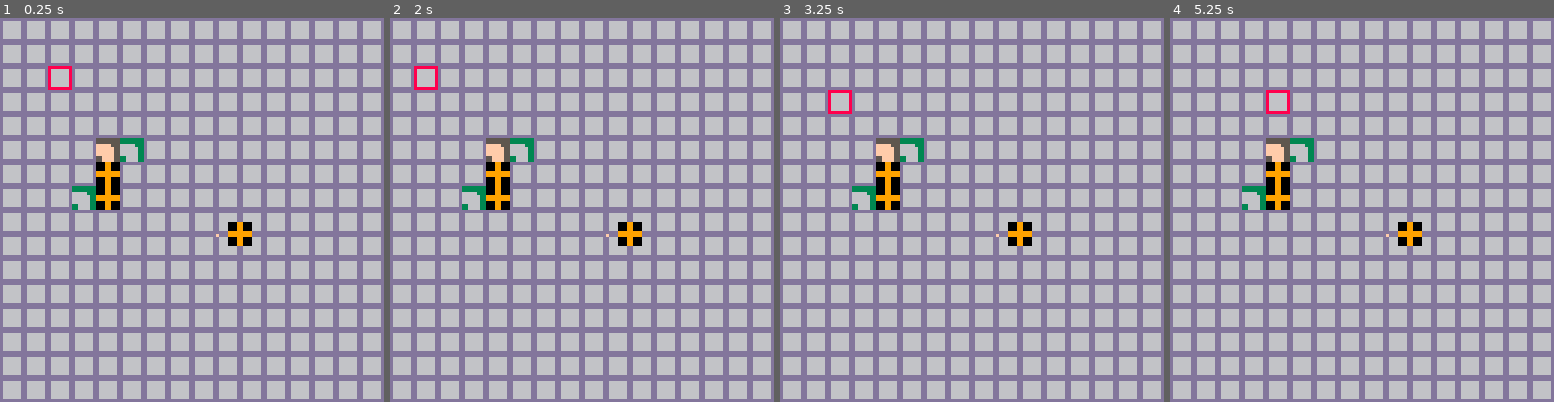
Above: before the commit, frames 1-4 (left to right).
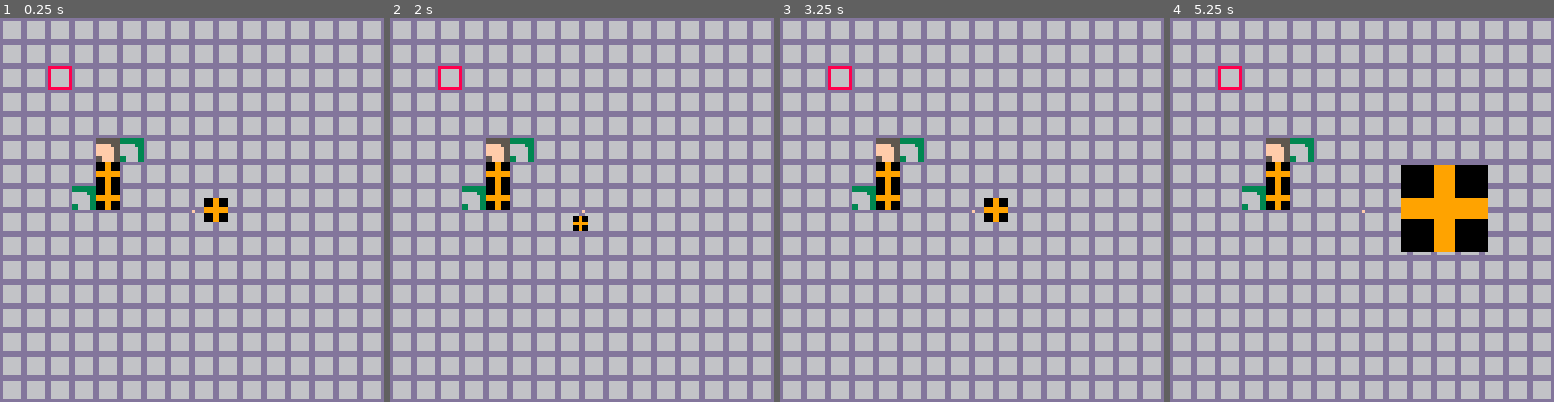
Above: after the commit, the same moments.

Repository: mphelp/picoresearch
Game: PICO-8 cartridge carts/rot2.p8
Same seed, same stepped clock (60 frames per second), same inputs: the game is played once before the commit and once after it.
Inputs:
- Up to frame 1 (0.25 s): no input
- Up to frame 2 (2 s): tap O (Z key) at 0.33, 0.7, 1.43 s; tap X (X key) at 1.07 s; hold Left from 1.97 s (still down)
- Up to frame 3 (3.25 s): tap X (X key) every 0.33 s from 2.07 to 3.07 s; tap O (Z key) at 2.22, 3.1 s; release Left at 2.37 s; hold Down 2.42-2.82 s; hold Right from 2.87 s (still down)
- Up to frame 4 (5.25 s): tap X (X key) every 0.33 s from 3.4 to 5.07 s; release Right at 3.53 s; hold Up 3.58-4.08 s; tap O (Z key) at 3.98, 4.87 s; hold Right 4.13-4.53 s; hold Down 4.58-5.08 s; hold Left from 5.13 s (still down)

The runs differ from the first frame. In frame 1, 0.8% of the frame differs, in the area x 50-66%, y 46-60%; in frame 2, 0.9%; in frame 3, 1.1%; in frame 4, 5.4%, in the area x 12-83%, y 12-61%.

Commit message:
rotating and scaling sprite

Diff:
--- a/carts/rot2.p8
+++ b/carts/rot2.p8
@@ -63,8 +63,8 @@
 function make_plyr()
 	return add(actors,{
  	x=0,y=0,z=0,
-	cx = 64 + 8 , -- center x
-	cy = 64 + 8 , -- center y
+	cx = 64 + 0 , -- center x
+	cy = 64 + 0 , -- center y
  	angle=0,
  	da=0,
  	-- sprite coords
@@ -105,15 +105,15 @@
 
 function control_plyr()
 	-- Old Key bindings
-	--if(btnp(0)) plyr.angle -= 0.25
-	--if(btnp(1)) plyr.angle += 0.25
-	--if(btn(4)) plyr.z += 0.01
-	--if(btn(5)) plyr.z -= 0.01
-
-	if(btnp(0)) curs.x -= 1
-	if(btnp(1)) curs.x += 1
-	if(btnp(2)) curs.y -= 1
-	if(btnp(3)) curs.y += 1
+	if(btnp(0)) plyr.angle -= 0.25
+	if(btnp(1)) plyr.angle += 0.25
+	if(btn(4)) plyr.z += 0.01
+	if(btn(5)) plyr.z -= 0.01
+
+	--if(btnp(0)) curs.x -= 1
+	--if(btnp(1)) curs.x += 1
+	--if(btnp(2)) curs.y -= 1
+	--if(btnp(3)) curs.y += 1
 	--plyr.angle+=plyr.da
 	--plyr.da*=0.9
 
